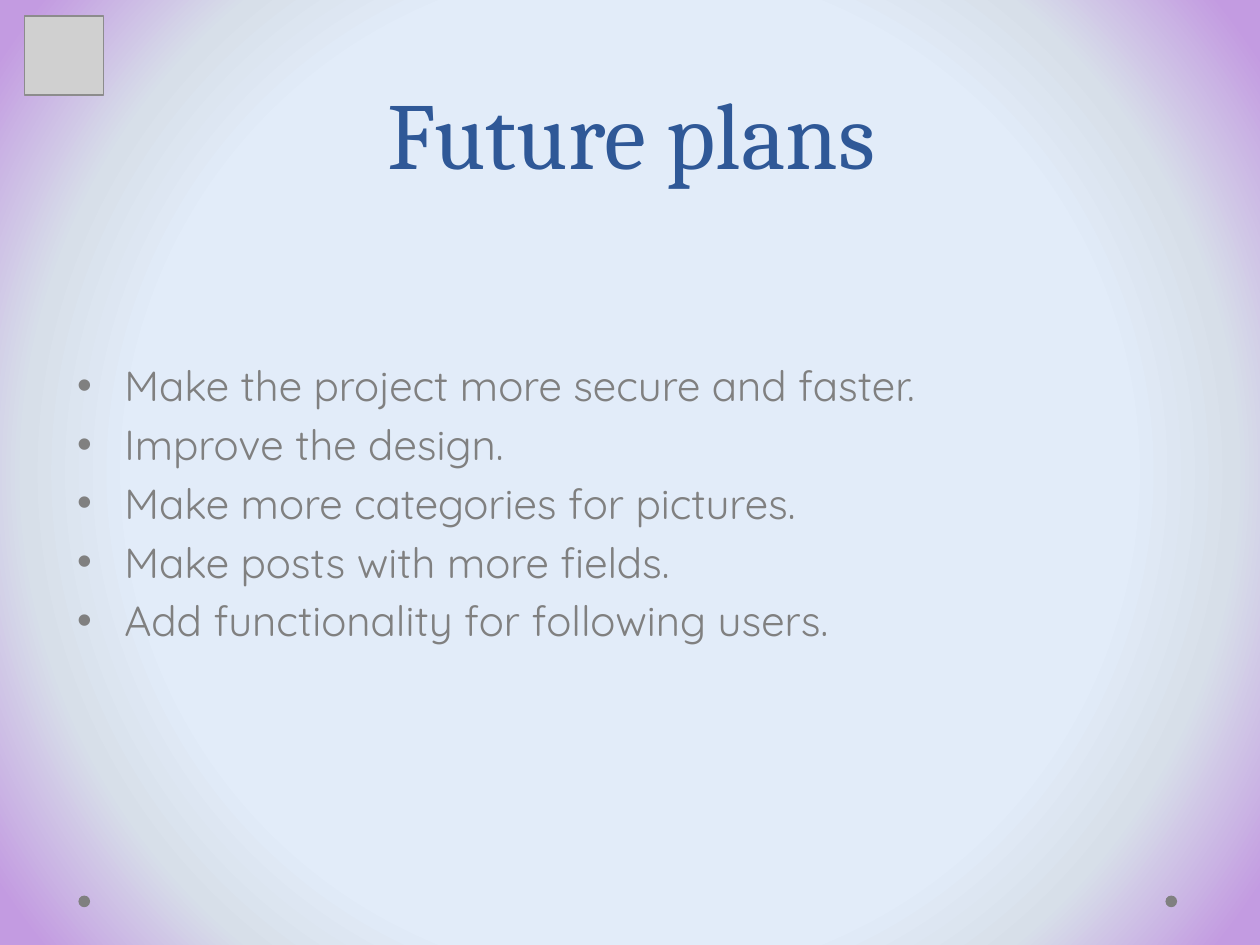
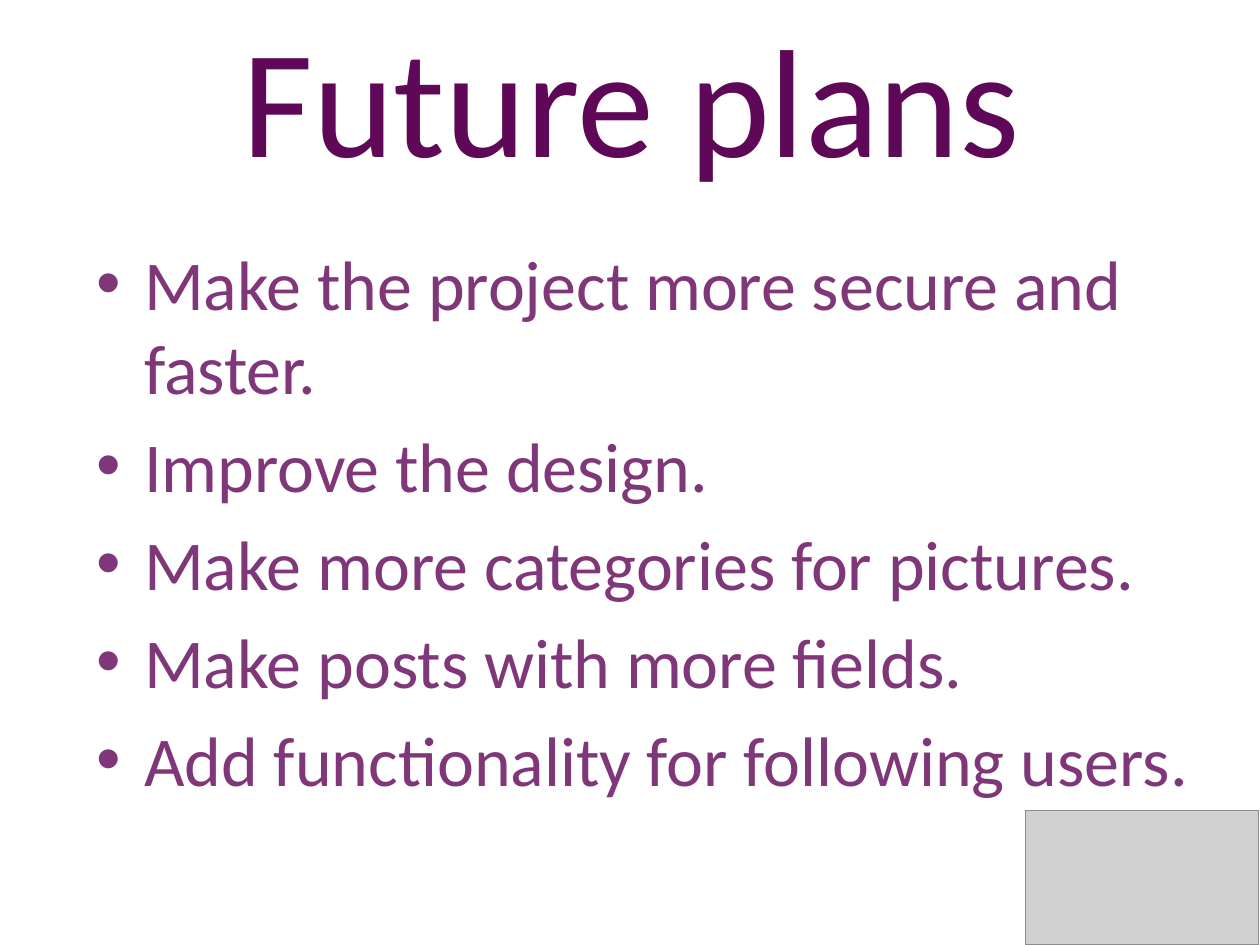
Before and after one commit to beloslava/WIFRepo, a slide deck: slide 6 of Presentation.pptx. Drawn at 1260x945 pixels with LibreOffice and Linux fonts; fonts in the diff are those of the drawing; grey boxes stand for pictures; background and template pictures are left out. Boxes give left, top, right and bottom in pixels: in the first picture for what was removed or moved away, otherwise in the second. Text is boxed around its words. In the diff, an @@ line names an element or a change of style, - is before the commit and + after.

```diff
--- a/Presentation.pptx
+++ b/Presentation.pptx
@@ background gradient #E3EDF9 to #D8E0EB to #C39BE1 to picture (left out) @@
@@ picture removed at (25,16,105,96) @@
@@ title "Future plans" at (242,50,1020,182): size 54 to 88 pt, font Cambria to Calibri, text colour #2F5897 to #5E0857 @@
@@ text "Make the project more secure ...": place and size @@
-text "Make the project more secure ..." at (124,370,915,645)
+text "Make the project more secure ..." at (144,261,1188,798)
@@ text "Make the project more secure ..." at (144,261,1188,798): size 24 to 40 pt, font Quicksand to Calibri, text colour #808080 to #7F3779; more space between paragraphs @@
@@ picture added at (1026,810,1259,945) @@
@@ ellipse removed at (78,896,89,907) @@
@@ ellipse removed at (1166,896,1177,907) @@
```
Also in this commit, not shown: 6 other slides changed.
